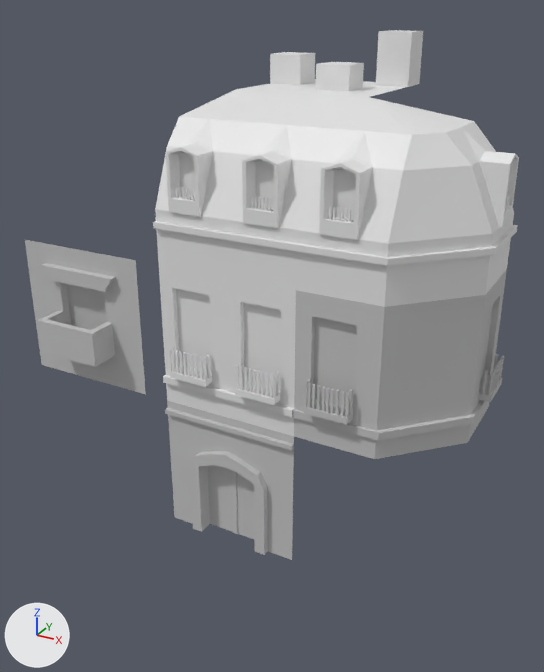
Before and after pictures for a commit that changed the Blender file meshes/basic.blend.
Rendered twice from a camera (50 mm lens) standing at (2.9, -3.74, 3.54) and looking at (0.46, 0.69, 1.33). The lights are fixed; the arrows at lower left show +X, +Y and +Z.

Names of what the first picture shows: 'corner', 'door', 'old_window', 'roof', 'roofCorner', 'roofTop', 'window'.
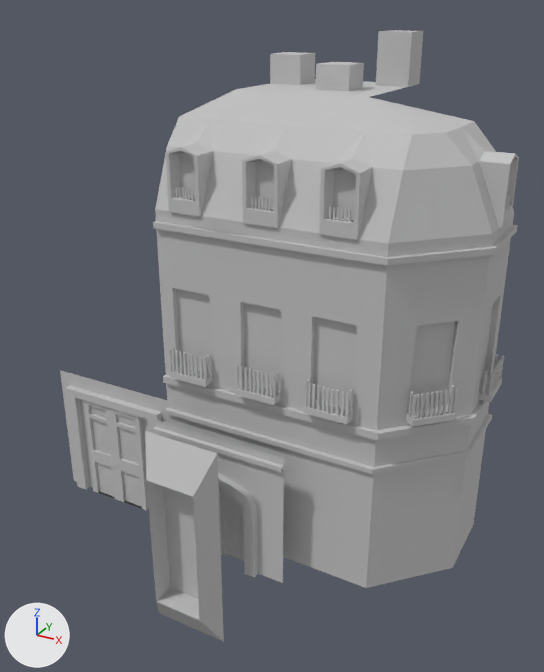
Where the change shows, as pixel boxes (x1, y1, x2, y2) in the pictures (544 x 672 px; the box of a moved part takes in the faces that stretch with it):
'door', reshaped, moved (15% narrower, 11% shorter): before (165, 401, 294, 560); after (60, 370, 169, 511)
'cornerBottom', added: after (292, 407, 492, 588)
'test', added: after (145, 419, 284, 642)
'window', recoloured: (159, 265, 296, 436) in both
'old_window', deleted: before (25, 240, 146, 394)
'roofTop', recoloured (white to grey): (238, 30, 423, 97) in both
'otherBottom', added: after (165, 401, 294, 560)
part 1 of me_roofcorner, added: after (369, 97, 495, 307)
part 2 of me_roofcorner, recoloured (white to grey): (294, 97, 519, 307) in both
part 3 of me_roof, moved or reshaped: (189, 226, 255, 237) in both
part 4 of me_roof, recoloured (white to grey): (153, 89, 368, 290) in both

The change, as a list of edits to the scene's bpy script:
```text
Change me_rooftop:
    where me_rooftop.from_pydata(...)  # 37 vertices, 28 faces; spans x 0.0..1.0, y 0.0..1.0, z 0.0..0.37
    add me_rooftop.materials.append(mat_material)  # light grey #c3c3c3
Change me_roofcorner:
    used by ob_roofcorner; location = (1.0, 0.0, 2.0)
    remove me_roofcorner.from_pydata(...)  # 225 vertices, 251 faces; spans x 0.0..1.031, y -0.03..1.0, z 0.0..1.0
    add me_roofcorner.from_pydata(...)  # 245 vertices, 269 faces; spans x 0.0..1.031, y -0.03..1.0, z 0.0..1.0
    me_roofcorner part 1: 24 vertices added at x 0.582..0.9, y 0.134..0.435, z 0.0..0.895
    me_roofcorner part 2: 237 faces spanning x 0.0..1.031, y -0.03..1.0, z 0.0..1.0 switch from no material to mat_material (light grey #c3c3c3)
Change me_roof:
    used by ob_roof; location = (0.0, 0.0, 2.0)
    remove me_roof.from_pydata(...)  # 216 vertices, 238 faces; spans x 0.0..1.0, y -0.031..1.0, z 0.0..1.0
    add me_roof.from_pydata(...)  # 215 vertices, 236 faces; spans x 0.0..1.0, y -0.031..1.0, z 0.0..1.0
    me_roof part 3
    1 vertex is removed from x 0.5, y 0.0, z 0.289
    8 faces are deleted
    6 new faces join them
    me_roof part 4: 230 faces spanning x 0.0..1.0, y -0.031..1.0, z 0.0..1.0 switch from no material to mat_material (light grey #c3c3c3)
Change me_door:
    used by ob_door; location = (0.0, 0.0, 0.0)
    remove me_door.from_pydata(...)  # 58 vertices, 55 faces; spans x 0.0..1.0, y -0.047..0.065, z 0.0..1.0
    add me_door.from_pydata(...)  # 251 vertices, 248 faces; spans x 0.0..1.0, y -0.05..0.0, z 0.0..1.0
    me_door part 5: 54 vertices removed from x 0.0..1.0, y -0.047..0.065, z 0.0..0.944; 247 vertices added at x 0.0..1.0, y -0.05..0.0, z 0.0..1.0
Change me_window:
    where me_window.from_pydata(...)  # 392 vertices, 318 faces; spans x 0.0..1.0, y -0.081..0.038, z 0.0..1.0
    add me_window.materials.append(mat_material)  # light grey #c3c3c3
Add me_cornerbottom:
    me_cornerbottom.from_pydata(...)  # 24 vertices, 17 faces; spans x 0.0..1.03, y -0.03..1.0, z 0.0..1.0
    me_cornerbottom.materials.append(mat_material)  # light grey #c3c3c3
Add me_otherbottom_001:
    me_otherbottom_001.from_pydata(...)  # 58 vertices, 48 faces; spans x 0.0..1.0, y -0.047..0.065, z 0.0..1.0
    me_otherbottom_001.materials.append(mat_material)  # light grey #c3c3c3
Add me_otherbottom_000:
    me_otherbottom_000.from_pydata(...)  # 74 vertices, 64 faces; spans x 0.0..1.0, y -0.37..0.06, z -0.49..1.06
    me_otherbottom_000.materials.append(mat_material)  # light grey #c3c3c3
Remove ob_old_window:
    ob_old_window = bpy.data.objects.new('old_window', me_old_window)
    ob_old_window.location = (-1.188, 0.0, 1.0)
Change ob_door:
    ob_door.location: (0.0, 0.0, 0.0) -> (-1.0, 0.0, 0.0)
Add ob_cornerbottom:
    ob_cornerbottom = bpy.data.objects.new('cornerBottom', me_cornerbottom)
    ob_cornerbottom.location = (1.0, 0.0, 0.0)
Add ob_otherbottom:
    ob_otherbottom = bpy.data.objects.new('otherBottom', me_otherbottom_001)
    ob_otherbottom.location = (0.0, 0.0, 0.0)
Add ob_test:
    ob_test = bpy.data.objects.new('test', me_otherbottom_000)
    ob_test.location = (0.019, -0.174, -0.058)
```
